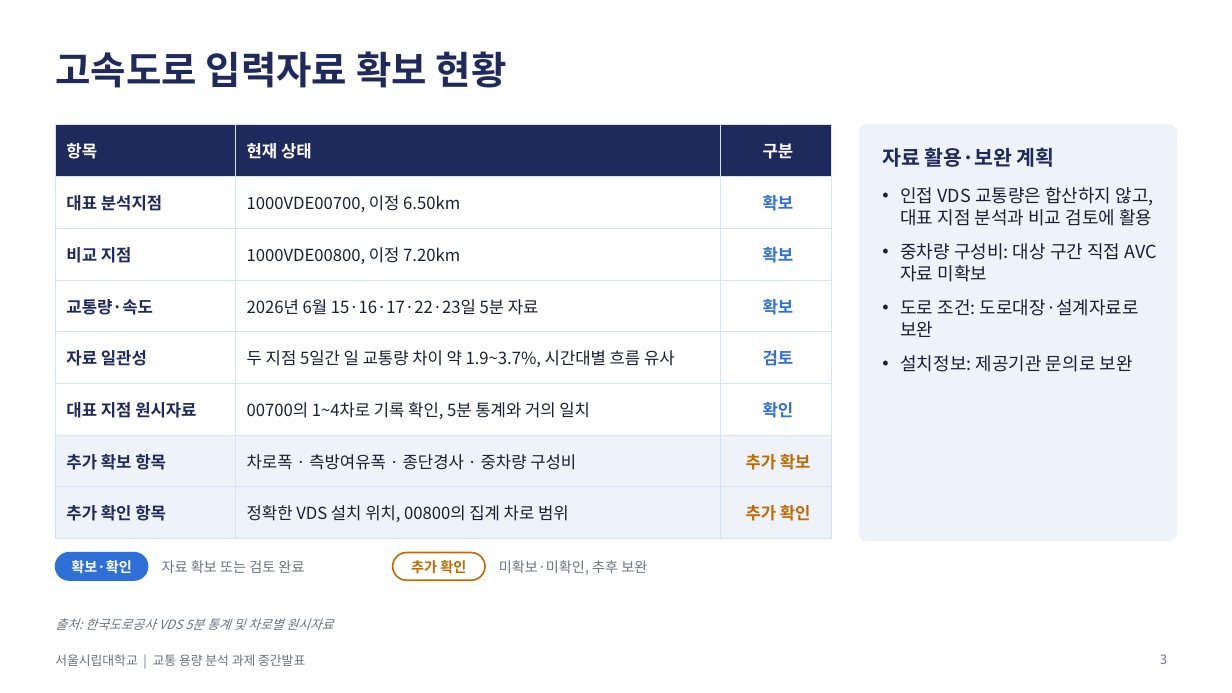
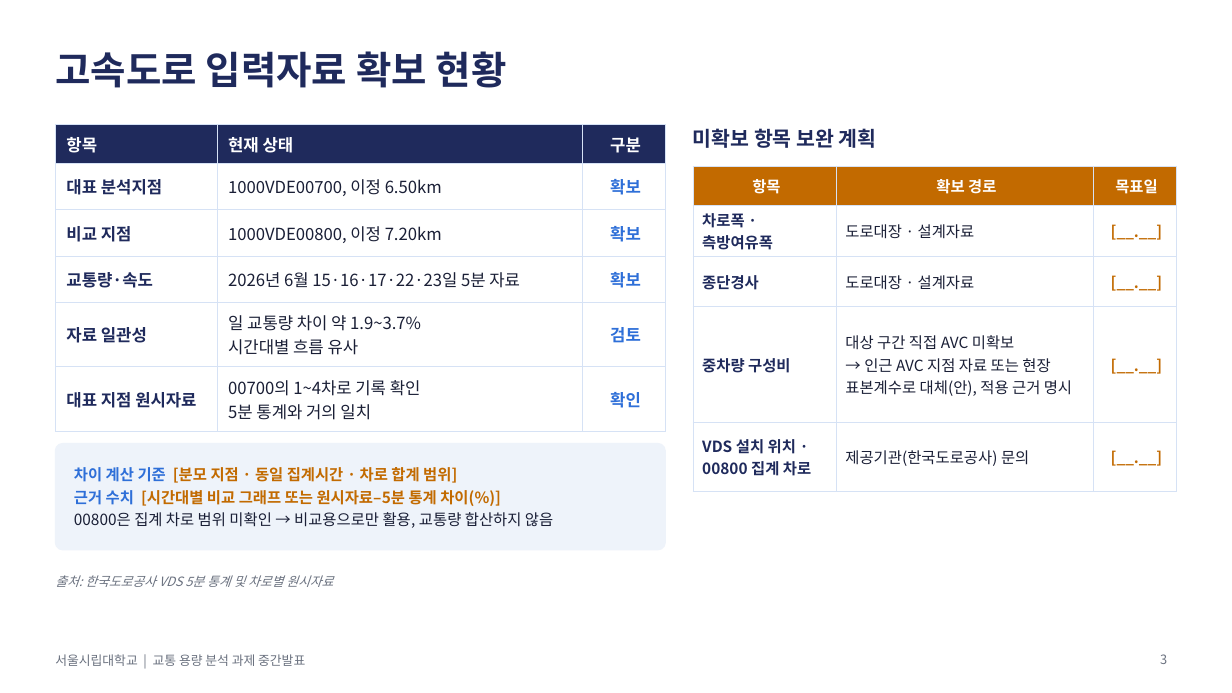
Before and after one commit to JeonHyunGyu/Claude, a slide deck: slide 3 of 교통용량분석_중간발표.pptx. Drawn at 1232x693 pixels with LibreOffice and Linux fonts; fonts in the diff are those of the drawing. Boxes give left, top, right and bottom in pixels: in the first picture for what was removed or moved away, otherwise in the second. Text is boxed around its words. In the diff, an @@ line names an element or a change of style, - is before the commit and + after.

```diff
--- a/교통용량분석_중간발표.pptx
+++ b/교통용량분석_중간발표.pptx
@@ table at [55, 125, 665, 424] @@
-row 5: 자료 일관성 | 두 지점 5일간 일 교통량 차이 약 1.9~3.7%, 시간대별 흐름 유사 | 검토
-row 6: 대표 지점 원시자료 | 00700의 1~4차로 기록 확인, 5분 통계와 거의 일치 | 확인
-row 7: 추가 확보 항목 | 차로폭 · 측방여유폭 · 종단경사 · 중차량 구성비 | 추가 확보
-row 8: 추가 확인 항목 | 정확한 VDS 설치 위치, 00800의 집계 차로 범위 | 추가 확인
+row 5: 자료 일관성 | 일 교통량 차이 약 1.9~3.7% / 시간대별 흐름 유사 | 검토
+row 6: 대표 지점 원시자료 | 00700의 1~4차로 기록 확인 / 5분 통계와 거의 일치 | 확인
@@ table: place and size @@
-table at [55, 125, 832, 526]
+table at [55, 125, 665, 424]
@@ text at [693, 128, 877, 148]: text changed @@
-자료 활용·보완 계획
+미확보 항목 보완 계획
@@ table added at [693, 166, 1177, 480], 5 rows, 3 columns @@
+항목 | 확보 경로 | 목표일
+차로폭 · 측방여유폭 | 도로대장 · 설계자료 | [__.__]
+종단경사 | 도로대장 · 설계자료 | [__.__]
+중차량 구성비 | 대상 구간 직접 AVC 미확보 / → 인근 AVC 지점 자료 또는 현장 표본계수로 대체(안), 적용 근거 명시 | [__.__]
+VDS 설치 위치 · / 00800 집계 차로 | 제공기관(한국도로공사) 문의 | [__.__]
@@ text removed at [900, 187, 1157, 372] @@
-• 인접 VDS 교통량은 합산하지 않고, 대표 지점 분석과 비교 검토에 활용
-• 중차량 구성비: 대상 구간 직접 AVC 자료 미확보
-• 도로 조건: 도로대장·설계자료로 보완
-• 설치정보: 제공기관 문의로 보완
@@ rounded rectangle: place and size @@
-rounded rectangle at [860, 125, 1177, 541]
+rounded rectangle at [55, 444, 665, 550]
@@ rounded rectangle at [55, 444, 665, 550]: proportions changed @@
@@ text added at [74, 467, 553, 528], 12 pt, text #C26A00, bold @@
+차이 계산 기준 [분모 지점 · 동일 집계시간 · 차로 합계 범위]
+근거 수치 [시간대별 비교 그래프 또는 원시자료–5분 통계 차이(%)]
+00800은 집계 차로 범위 미확인 → 비교용으로만 활용, 교통량 합산하지 않음
@@ text "출처: 한국도로공사 VDS 5분 통계 ...": place and size @@
-text "출처: 한국도로공사 VDS 5분 통계 ..." at [55, 618, 333, 630]
+text "출처: 한국도로공사 VDS 5분 통계 ..." at [55, 575, 333, 587]
@@ rounded rectangle removed at [55, 553, 148, 580] @@
-확보·확인
@@ text removed at [162, 560, 304, 573] @@
-자료 확보 또는 검토 완료
@@ rounded rectangle removed at [393, 553, 485, 580] @@
-추가 확인
@@ text removed at [499, 560, 647, 575] @@
-미확보·미확인, 추후 보완
```
Also in this commit, not shown: 5 other slides changed, 2 other files.
